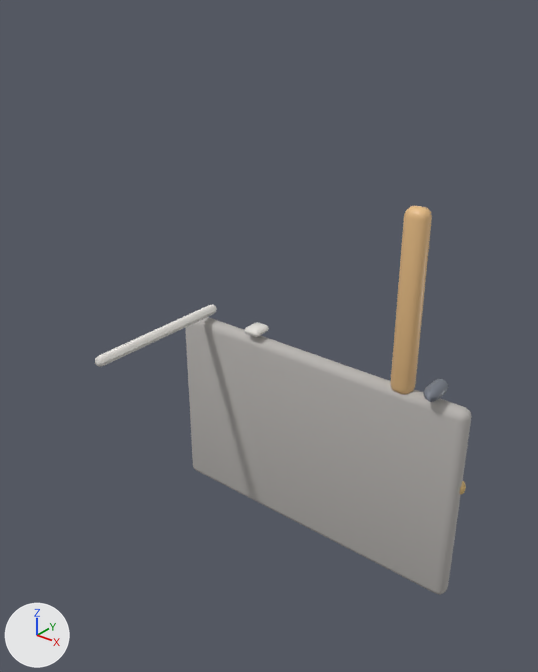
The glTF model unity/Assets/Art/EarlyGame/garage-kit/garage-wall-panel.glb, before and after one commit.
One viewpoint serves both versions: a 50 mm lens placed at (1.029, -1.041, 1.498), pointed at (0.006, 0.237, 0.705). Every picture has the same lights, and +X, +Y and +Z are marked at lower left. The picture after the commit comes second. Where no turn or scale is listed for an object, it has been applied to the vertices. Vertices at exactly the same position are counted once.

Script lines for the objects in view, before the commit:
```python
ob_bracket_001 = bpy.data.objects.new('Bracket.001', me_cube_023)
ob_bracket_001.parent = ob_garagekitroot
ob_bracket_001.location = (0.0, 0.0, 0.0)
ob_garagekitroot = bpy.data.objects.new('GarageKitRoot', None)
ob_garagekitroot.location = (0.0, 0.45, 0.0)
ob_outlet_001 = bpy.data.objects.new('Outlet.001', me_cube_021)
ob_outlet_001.location = (0.0, 0.45, 0.0)
ob_stripe_001 = bpy.data.objects.new('Stripe.001', me_cube_019)
ob_stripe_001.location = (0.0, 0.45, 0.0)
ob_stud_001 = bpy.data.objects.new('Stud.001', me_cube_022)
ob_stud_001.location = (0.0, 0.45, 0.0)
ob_trim_001 = bpy.data.objects.new('Trim.001', me_cube_020)
ob_trim_001.location = (0.0, 0.45, 0.0)
ob_wall_001 = bpy.data.objects.new('Wall.001', me_cube_018)
ob_wall_001.location = (0.0, 0.45, 0.0)
```
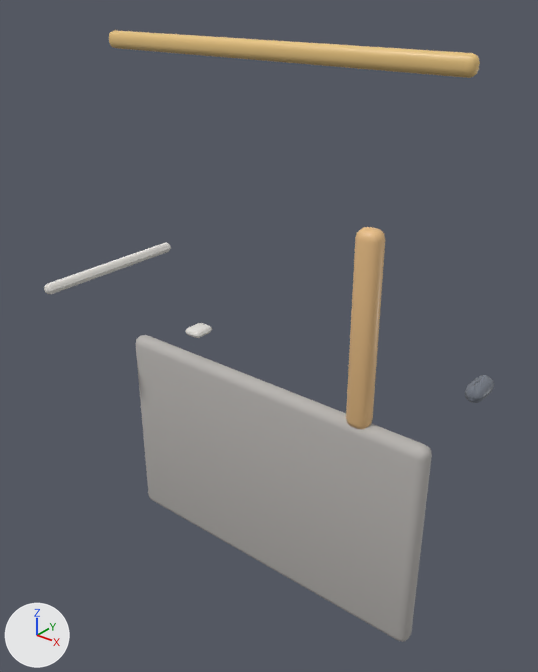
ob_garagekitroot is not drawn itself; it is the parent of ob_bracket_001.

Changed parts and their boxes (x1, y1, x2, y2) in the pictures (538 x 672 px):
'Wall.001', moved: before (185, 313, 472, 595); after (136, 335, 432, 642)
'Stripe.001', moved: before (390, 206, 432, 394); after (346, 227, 385, 429)
'Trim.001', reshaped, moved: before (460, 481, 466, 495); after (109, 30, 480, 78)
'Stud.001', moved: before (95, 305, 217, 367); after (44, 243, 171, 294)
'Bracket.001', reshaped, moved, turned: before (423, 379, 448, 402); after (465, 375, 494, 403)
'Outlet.001', moved: before (245, 322, 269, 337); after (186, 323, 212, 338)
part 1 of me_cube_023, added: after (465, 375, 494, 403)
part 2 of me_cube_023, deleted: before (423, 379, 448, 402)
part 6 of me_cube_020, added (beige): after (109, 30, 480, 78)
part 7 of me_cube_020, deleted: before (460, 481, 466, 495)

Edits to the bpy script that builds the scene:
```text
Change me_cube_023:
    used by ob_bracket_001; parent = ob_garagekitroot; location = (0.0, 0.0, 0.0)
    remove me_cube_023.from_pydata(...)  # 82 vertices, 160 faces; spans x 0.3552..0.3952, y -0.08..0.0, z 0.5881..0.6281
    add me_cube_023.from_pydata(...)  # 89 vertices, 174 faces; spans x 0.53..0.57, y 0.5..0.54, z -0.04..0.04
    me_cube_023 part 1: 89 vertices added at x 0.53..0.57, y 0.5..0.54, z -0.04..0.04
    me_cube_023 part 2: 82 vertices removed from x 0.3552..0.3952, y -0.08..0.0, z 0.5881..0.6281
Change me_cube_021:
    used by ob_outlet_001; location = (0.0, 0.45, 0.0)
    remove me_cube_021.from_pydata(...)  # 80 vertices, 156 faces; spans x -0.2098..-0.1598, y -0.06..0.0, z 0.5882..0.6082
    add me_cube_021.from_pydata(...)  # 80 vertices, 156 faces; spans x -0.245..-0.195, y -0.03..0.03, z 0.41..0.43
    me_cube_021 part 3: the whole mesh is moved by (-0.0352, 0.03, -0.1782)
Change me_cube_019:
    used by ob_stripe_001; location = (0.0, 0.45, 0.0)
    remove me_cube_019.from_pydata(...)  # 96 vertices, 188 faces; spans x 0.25..0.31, y -0.05..0.0, z 0.56..1.035
    add me_cube_019.from_pydata(...)  # 96 vertices, 188 faces; spans x 0.25..0.31, y -0.025..0.025, z 0.323..0.798
    me_cube_019 part 4: the whole mesh is moved by (0.0, 0.025, -0.238)
Change me_cube_022:
    used by ob_stud_001; location = (0.0, 0.45, 0.0)
    remove me_cube_022.from_pydata(...)  # 66 vertices, 128 faces; spans x -0.385..-0.355, y -0.45..0.0, z 0.589..0.619
    add me_cube_022.from_pydata(...)  # 66 vertices, 128 faces; spans x -0.565..-0.535, y -0.225..0.225, z 0.505..0.535
    me_cube_022 part 5: the whole mesh is moved by (-0.18, 0.225, -0.084)
Change me_cube_020:
    used by ob_trim_001; location = (0.0, 0.45, 0.0)
    remove me_cube_020.from_pydata(...)  # 80 vertices, 156 faces; spans x -0.47..0.47, y -0.03..0.0, z 0.328..0.368
    add me_cube_020.from_pydata(...)  # 96 vertices, 188 faces; spans x -0.47..0.47, y -0.015..0.015, z 1.1..1.14
    me_cube_020 part 6: 96 vertices added at x -0.47..0.47, y -0.015..0.015, z 1.1..1.14
    me_cube_020 part 7: 80 vertices removed from x -0.47..0.47, y -0.03..0.0, z 0.328..0.368
Change me_cube_018:
    used by ob_wall_001; location = (0.0, 0.45, 0.0)
    remove me_cube_018.from_pydata(...)  # 96 vertices, 188 faces; spans x -0.463..0.463, y -0.05..0.0, z 0.0..0.575
    add me_cube_018.from_pydata(...)  # 96 vertices, 188 faces; spans x -0.463..0.463, y -0.025..0.025, z -0.238..0.338
    me_cube_018 part 8: the whole mesh is moved by (0.0, 0.025, -0.238)
Change ob_garagekitroot:
    ob_garagekitroot.location: (0.0, 0.45, 0.0) -> (0.0, 0.225, 0.0)
Change ob_bracket_001:
    ob_bracket_001.location: (0.0, 0.0, 0.0) -> (0.0, 0.0, 0.237)
    ob_bracket_001.rotation_euler: (0.0, 0.0, 0.0) -> (1.571, 0.0, 0.0)  # degrees (0, 0, 0) -> degrees (90, 0, 0)
Change ob_outlet_001:
    ob_outlet_001.location: (0.0, 0.45, 0.0) -> (0.0, 0.225, 0.237)
Change ob_stripe_001:
    ob_stripe_001.location: (0.0, 0.45, 0.0) -> (0.0, 0.225, 0.237)
Change ob_stud_001:
    ob_stud_001.location: (0.0, 0.45, 0.0) -> (0.0, 0.225, 0.237)
Change ob_trim_001:
    ob_trim_001.location: (0.0, 0.45, 0.0) -> (0.0, 0.225, 0.237)
Change ob_wall_001:
    ob_wall_001.location: (0.0, 0.45, 0.0) -> (0.0, 0.225, 0.237)
```
